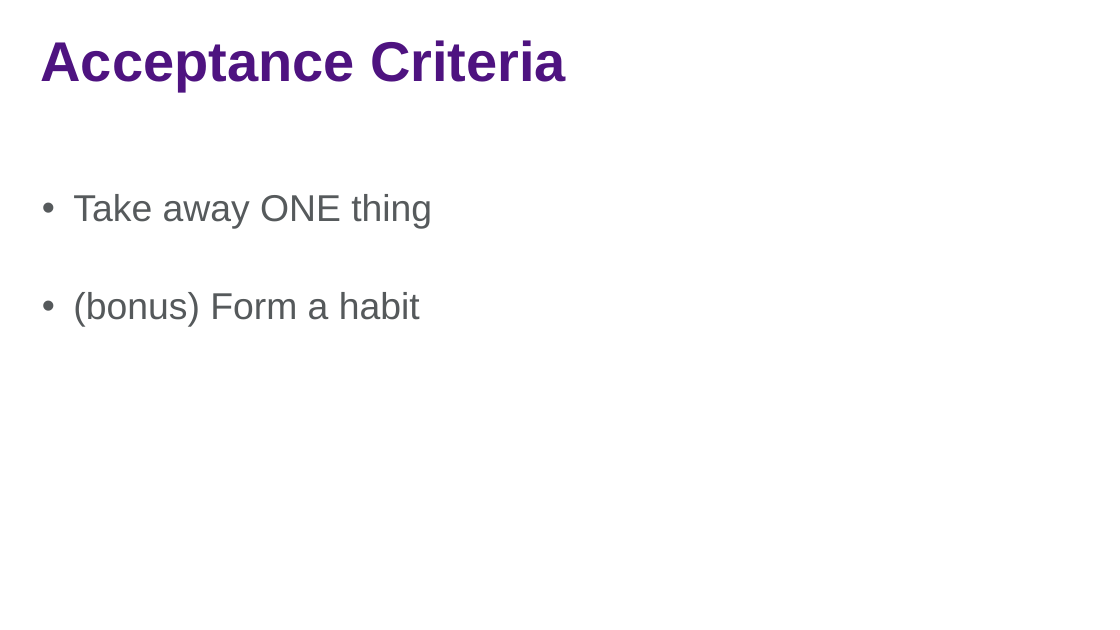
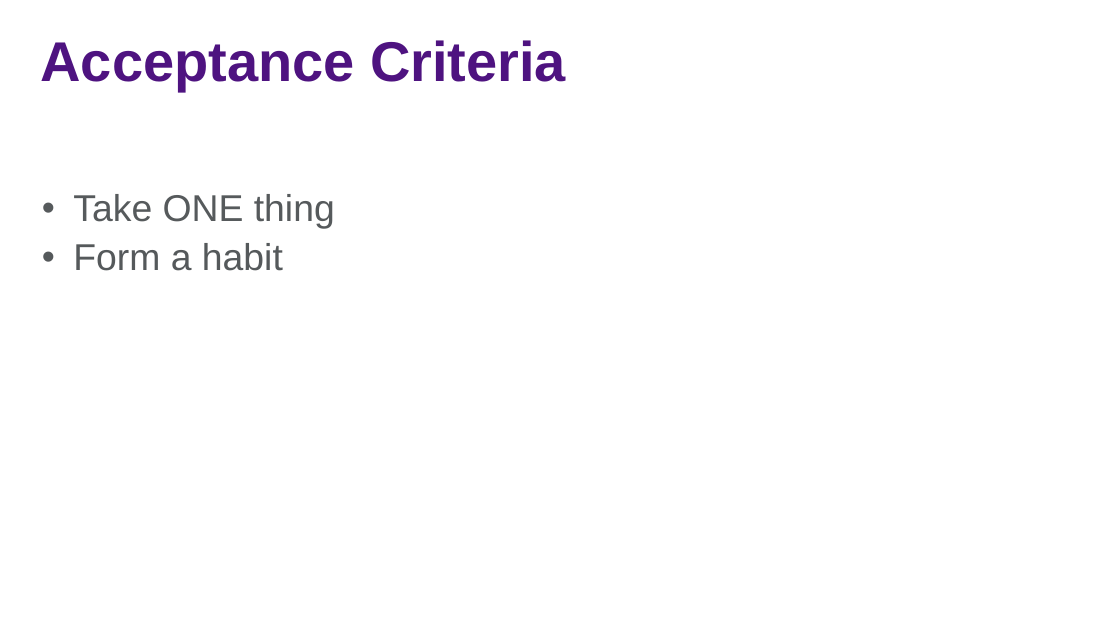
Before and after one commit to jasonjwood/presentations, a slide deck: slide 3 of InFusion2016 - Getting It Done - Jason Wood.pptx. Drawn at 1120x630 pixels with LibreOffice and Linux fonts; fonts in the diff are those of the drawing; background and template pictures are left out. Boxes give left, top, right and bottom in pixels: in the first picture for what was removed or moved away, otherwise in the second. Text is boxed around its words. In the diff, an @@ line names an element or a change of style, - is before the commit and + after.

```diff
--- a/InFusion2016 - Getting It Done - Jason Wood.pptx
+++ b/InFusion2016 - Getting It Done - Jason Wood.pptx
@@ text at (73,194,335,271): text changed; text colour #55595B to #565A5C @@
-• Take away ONE thing
-• (bonus) Form a habit
+• Take ONE thing
+• Form a habit
```
Also in this commit, not shown: 6 other slides changed.
